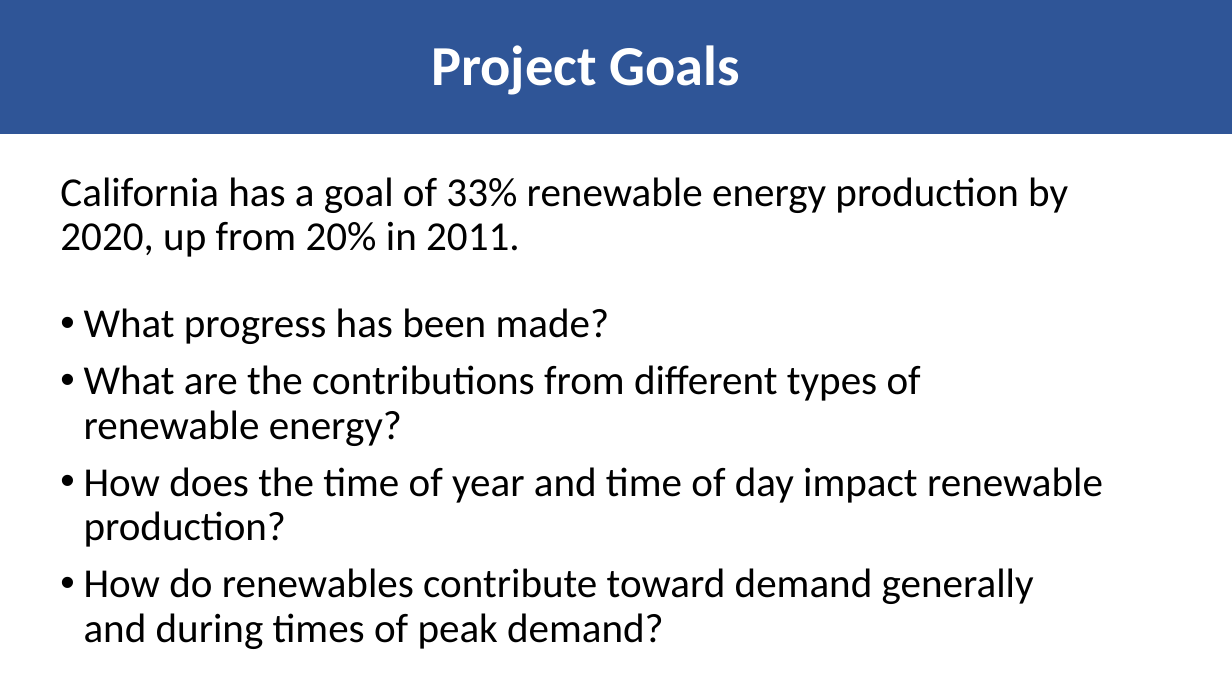
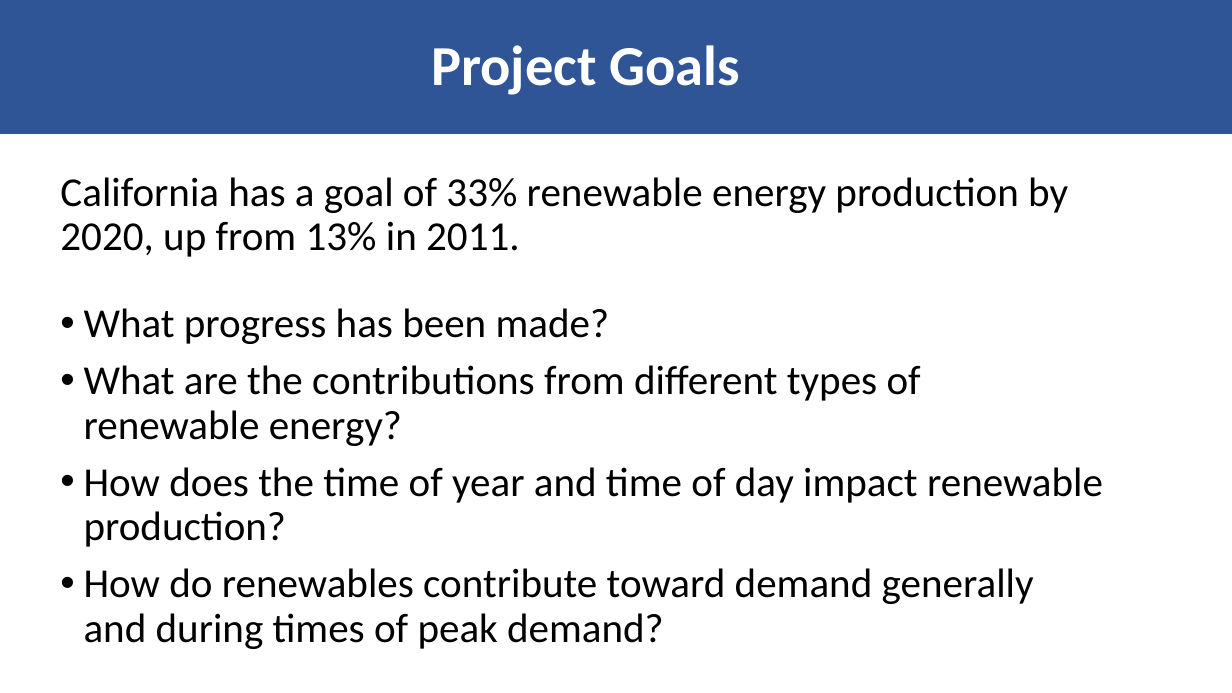
Before and after one commit to scottinsactown/California-Renewable-Energy--data-analysis, a slide deck: slide 2 of Renewable Energy Production in California.pptx. Drawn at 1232x693 pixels with LibreOffice and Linux fonts; fonts in the diff are those of the drawing. Boxes give left, top, right and bottom in pixels: in the first picture for what was removed or moved away, otherwise in the second. Text is boxed around its words. In the diff, an @@ line names an element or a change of style, - is before the commit and + after.

```diff
--- a/Renewable Energy Production in California.pptx
+++ b/Renewable Energy Production in California.pptx
@@ text at <box>60,177,1068,257</box>: text changed @@
-California has a goal of 33% renewable energy production by 2020, up from 20% in 2011.
+California has a goal of 33% renewable energy production by 2020, up from 13% in 2011.
```
Also in this commit, not shown: 1 other slide changed, 1 slide removed, 1 other file.
